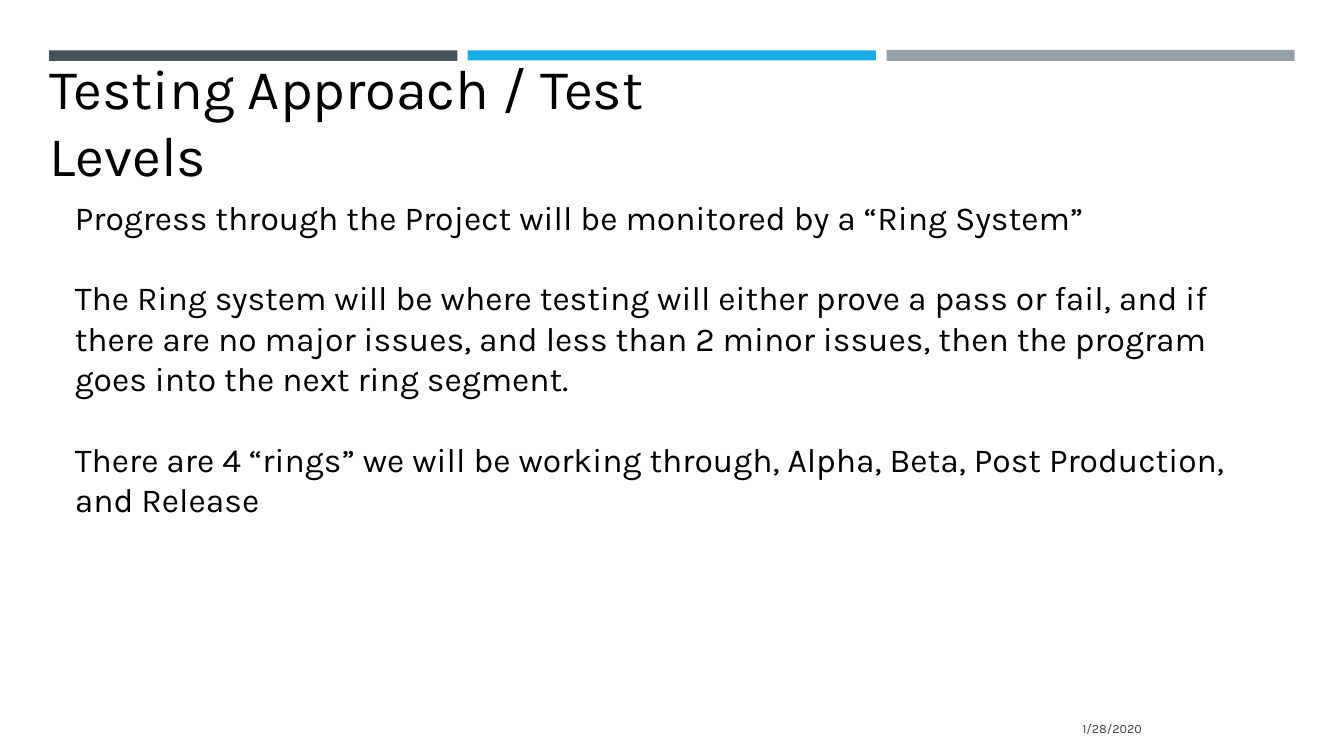
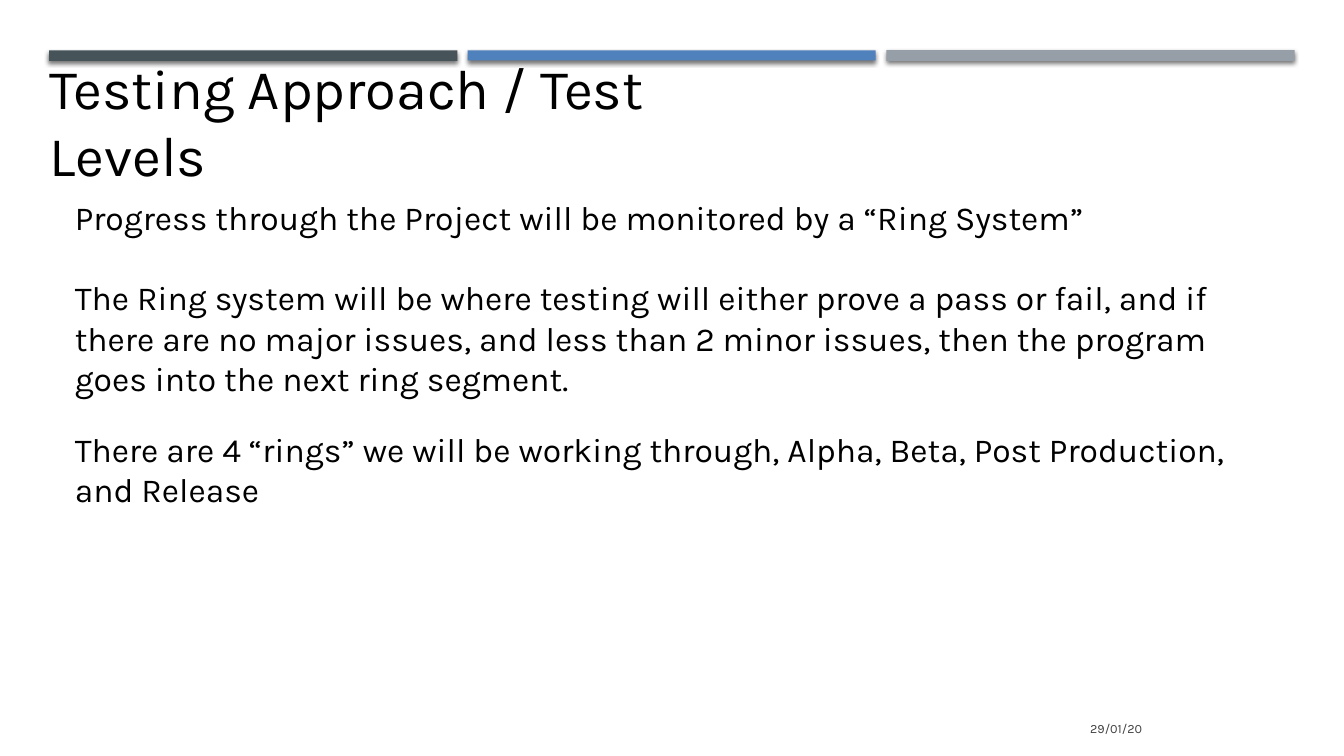
Before and after one commit to jasalazar/team6, a slide deck: slide 6 of Documents/Presentation 1 Team 6.pptx (slide 5 before the commit). Drawn at 1344x756 pixels with LibreOffice and Linux fonts; fonts in the diff are those of the drawing. Boxes give left, top, right and bottom in pixels: in the first picture for what was removed or moved away, otherwise in the second. Text is boxed around its words. In the diff, an @@ line names an element or a change of style, - is before the commit and + after.

```diff
--- a/Documents/Presentation 1 Team 6.pptx
+++ b/Documents/Presentation 1 Team 6.pptx
@@ rectangle at [49, 50, 458, 60]: shadow on @@
@@ rectangle at [468, 50, 876, 60]: fill #1CADE4 to #4F81BD; shadow on @@
@@ rectangle at [886, 50, 1295, 62]: shadow on @@
@@ text "Progress through the Project will ..." rewrapped from [75, 207, 1224, 513] to [75, 207, 1224, 503] @@
@@ text at [1090, 724, 1142, 734]: text changed @@
-1/28/2020
+29/01/20
```
Also in this commit, not shown: 9 other slides changed, 2 slides added, 1 slide removed.
